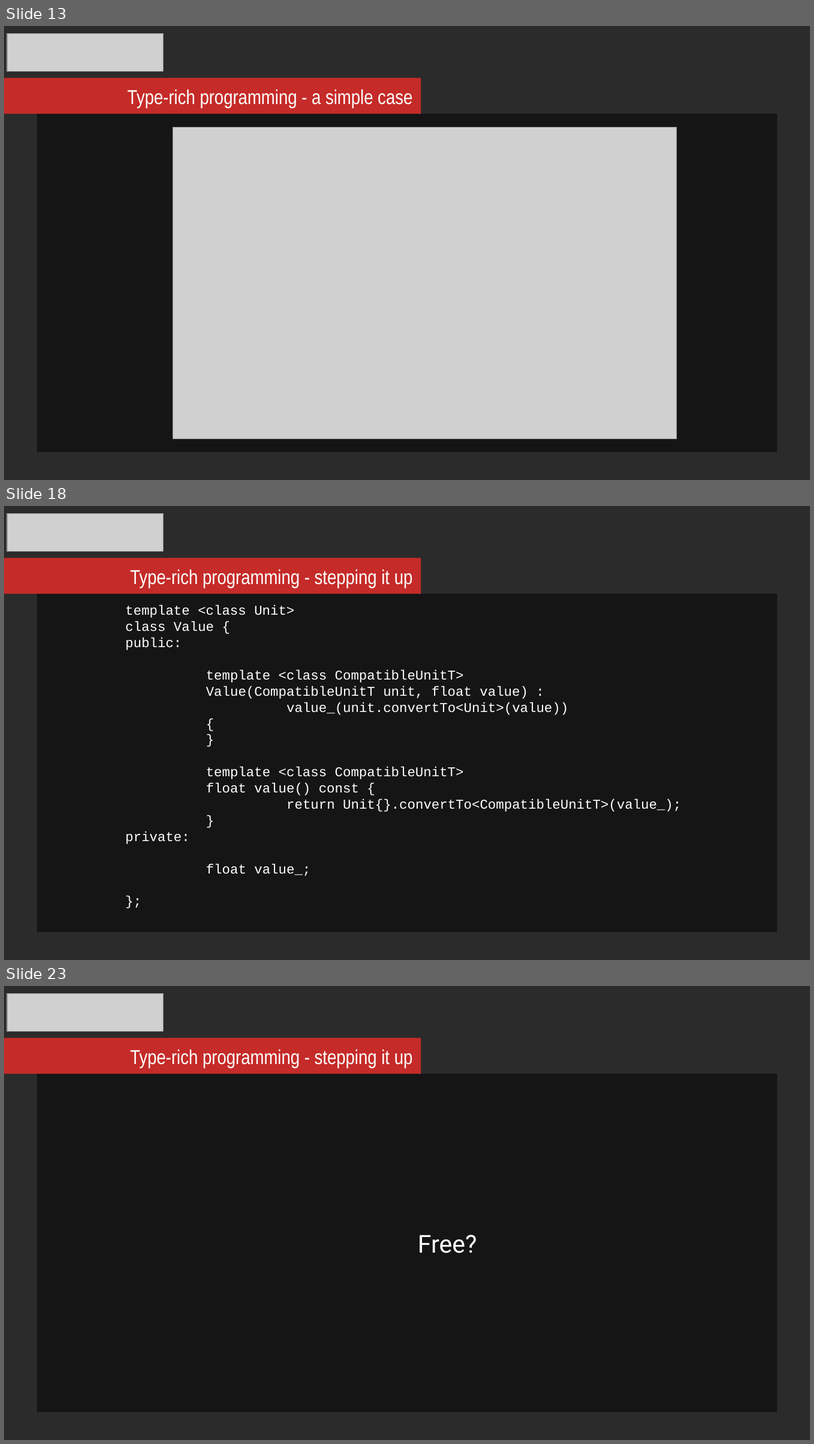
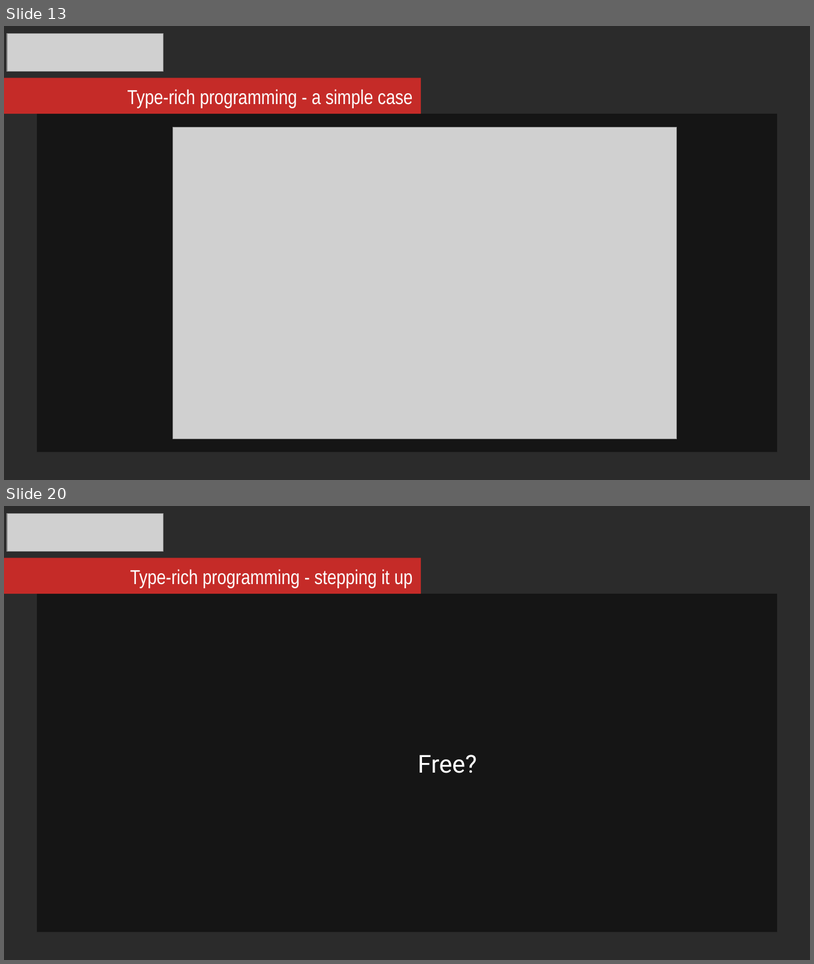
Before and after one commit to mikosz/type-safety, a slide deck: ask-not-what-you-can-do-for-the-compiler.odp. Shown one above the other, each under a label of ours: slides 13, 18 and 23 before the commit, slides 13 and 20 after it; the slides between them are not shown. The pictures are 814x1444 and 814x964 pixels, drawn with LibreOffice and Linux fonts; fonts in the diff are those of the drawing; grey boxes stand for pictures; background and template pictures are left out; a plain dark background stands for a picture behind light text. Boxes give left, top, right and bottom in pixels: in the first picture for what was removed or moved away, otherwise in the second. Text is boxed around its words. In the diff, an @@ line names an element or a change of style, - is before the commit and + after.

Commit message:
Updated code listings for Unit

```diff
--- a/ask-not-what-you-can-do-for-the-compiler.odp
+++ b/ask-not-what-you-can-do-for-the-compiler.odp
@@ slide 18 removed at box(4, 506, 810, 960), background picture (left out) @@
@@ picture removed at box(7, 513, 164, 551) @@
@@ rectangle removed at box(4, 558, 421, 593) @@
@@ text removed at box(130, 569, 413, 588) @@
-Type-rich programming - stepping it up
@@ rectangle removed at box(37, 594, 777, 932) @@
-template <class Unit>
-class Value {
-public:
-template <class CompatibleUnitT>
-Value(CompatibleUnitT unit, float value) :
-value_(unit.convertTo<Unit>(value))
-{
-}
-template <class CompatibleUnitT>
-float value() const {
-return Unit{}.convertTo<CompatibleUnitT>(value_);
-}
-private:
-float value_;
-};
@@ what was slide 23 is now slide 20 @@
```
Also in this commit, not shown: 3 slides changed, 3 slides added, 5 other slides removed.
